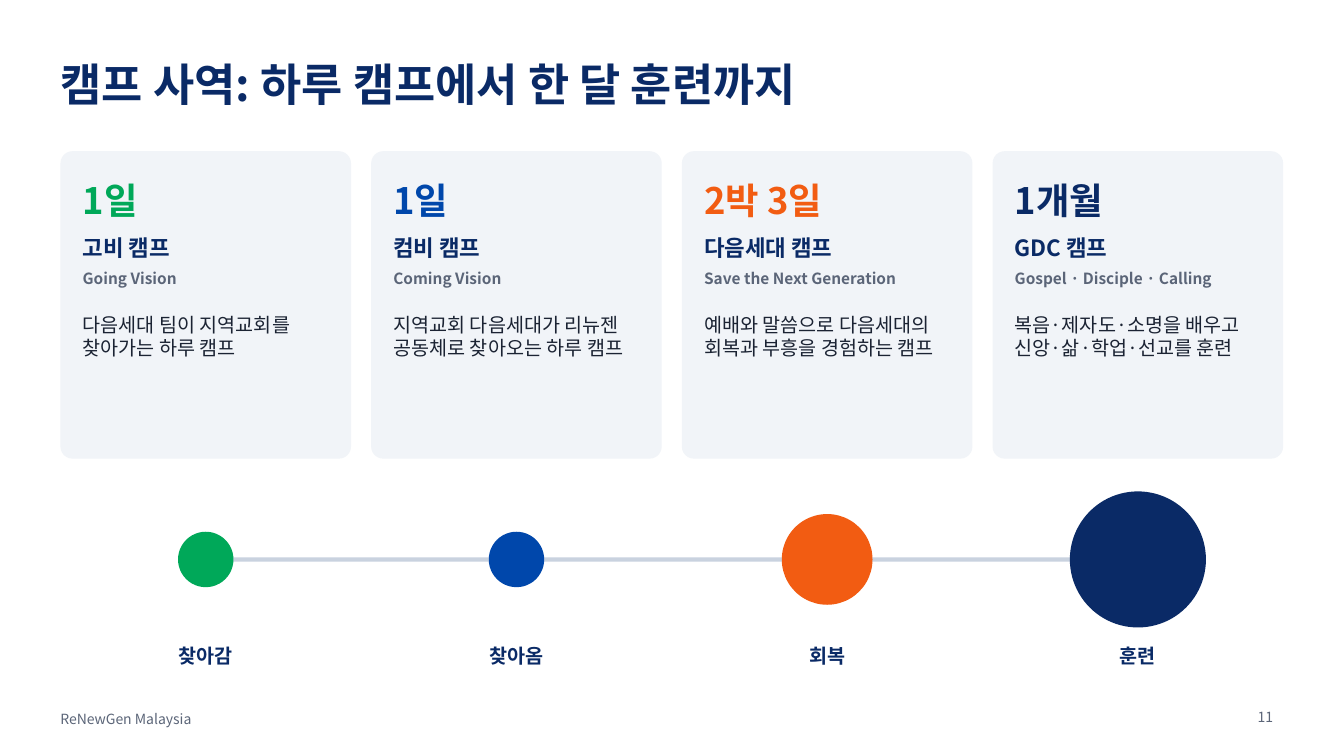
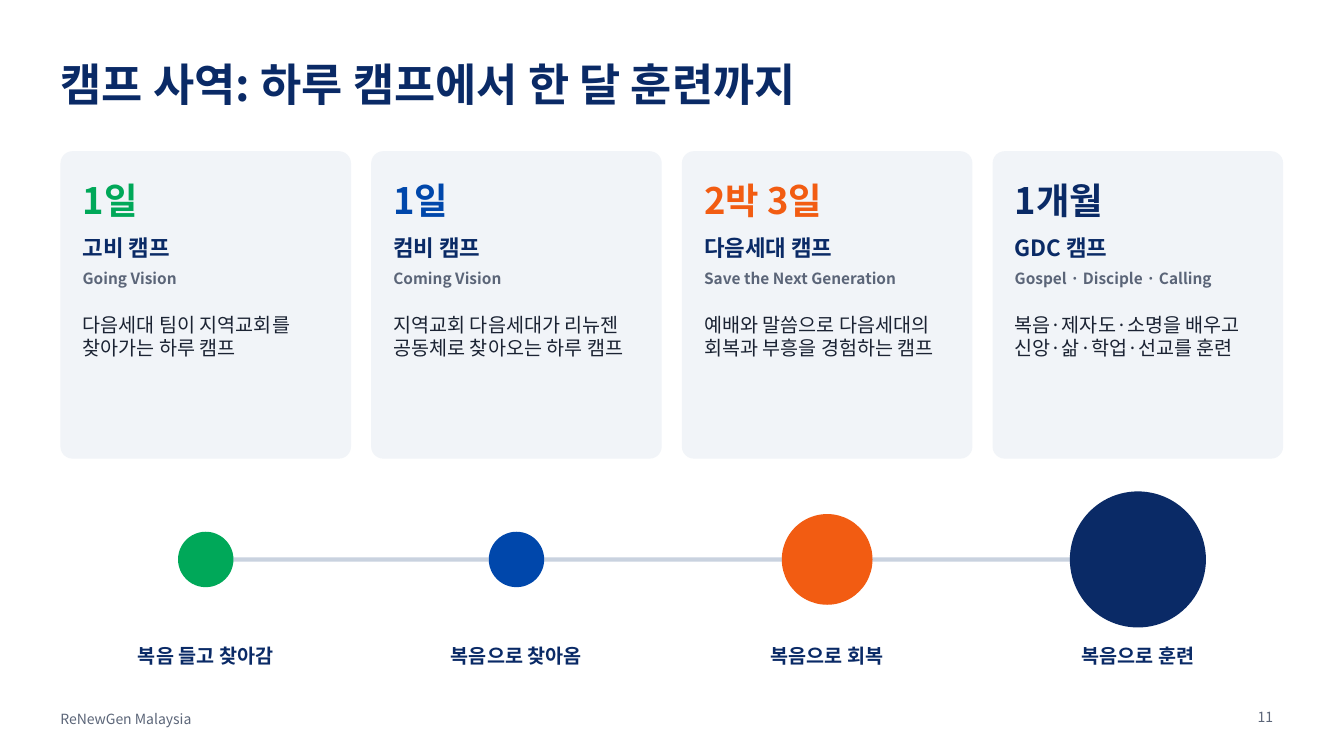
Before and after one commit to ChampionJohan/Johan, a slide deck: slide 11 of renewgen-malaysia/ReNewGen_Malaysia_KO.pptx. Drawn at 1344x756 pixels with LibreOffice and Linux fonts; fonts in the diff are those of the drawing. Boxes give left, top, right and bottom in pixels: in the first picture for what was removed or moved away, otherwise in the second. Text is boxed around its words. In the diff, an @@ line names an element or a change of style, - is before the commit and + after.

```diff
--- a/renewgen-malaysia/ReNewGen_Malaysia_KO.pptx
+++ b/renewgen-malaysia/ReNewGen_Malaysia_KO.pptx
@@ text at box(138, 646, 273, 665): text changed @@
-찾아감
+복음 들고 찾아감
@@ text at box(451, 646, 582, 665): text changed @@
-찾아옴
+복음으로 찾아옴
@@ text at box(771, 646, 883, 665): text changed @@
-회복
+복음으로 회복
@@ text at box(1081, 646, 1194, 665): text changed @@
-훈련
+복음으로 훈련
```
Also in this commit, not shown: 4 other slides changed, 9 other files.
